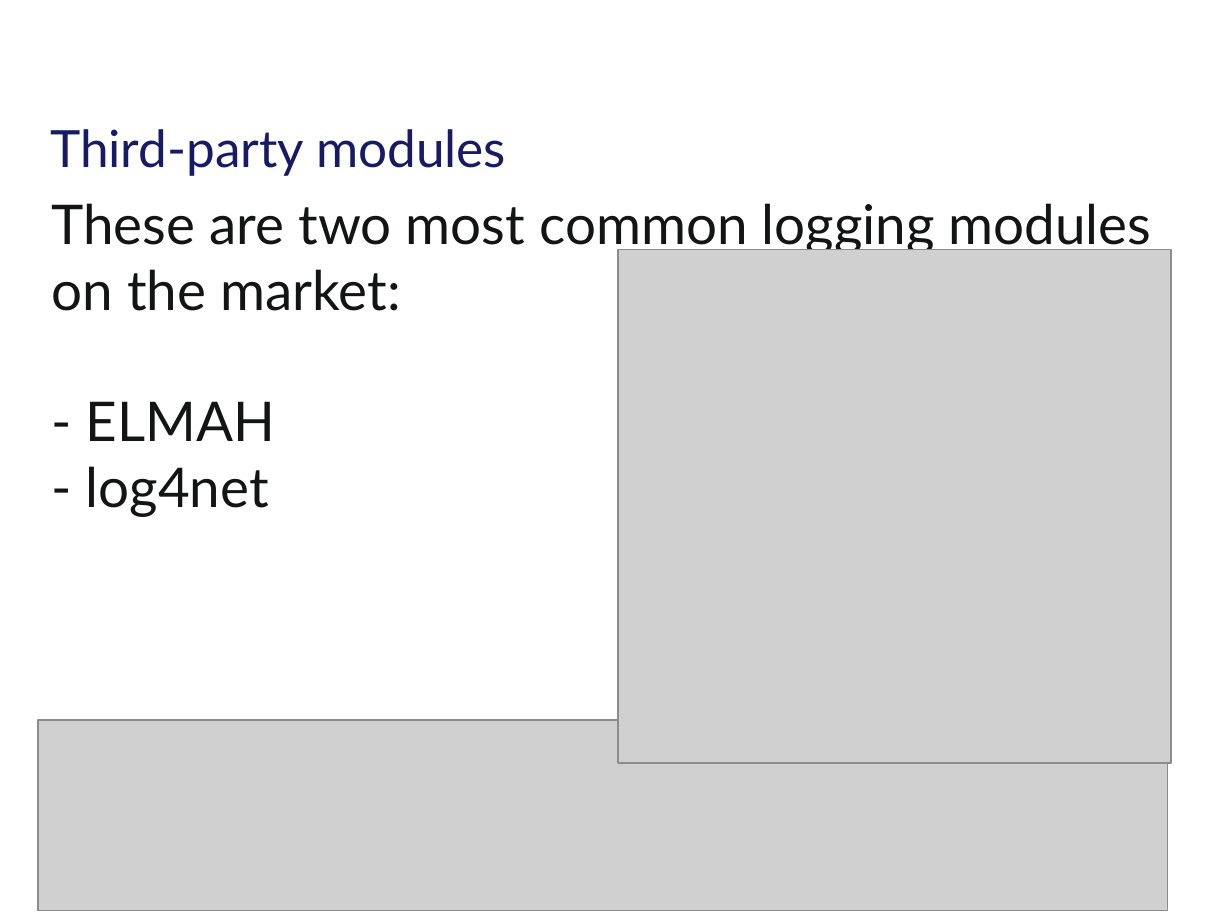
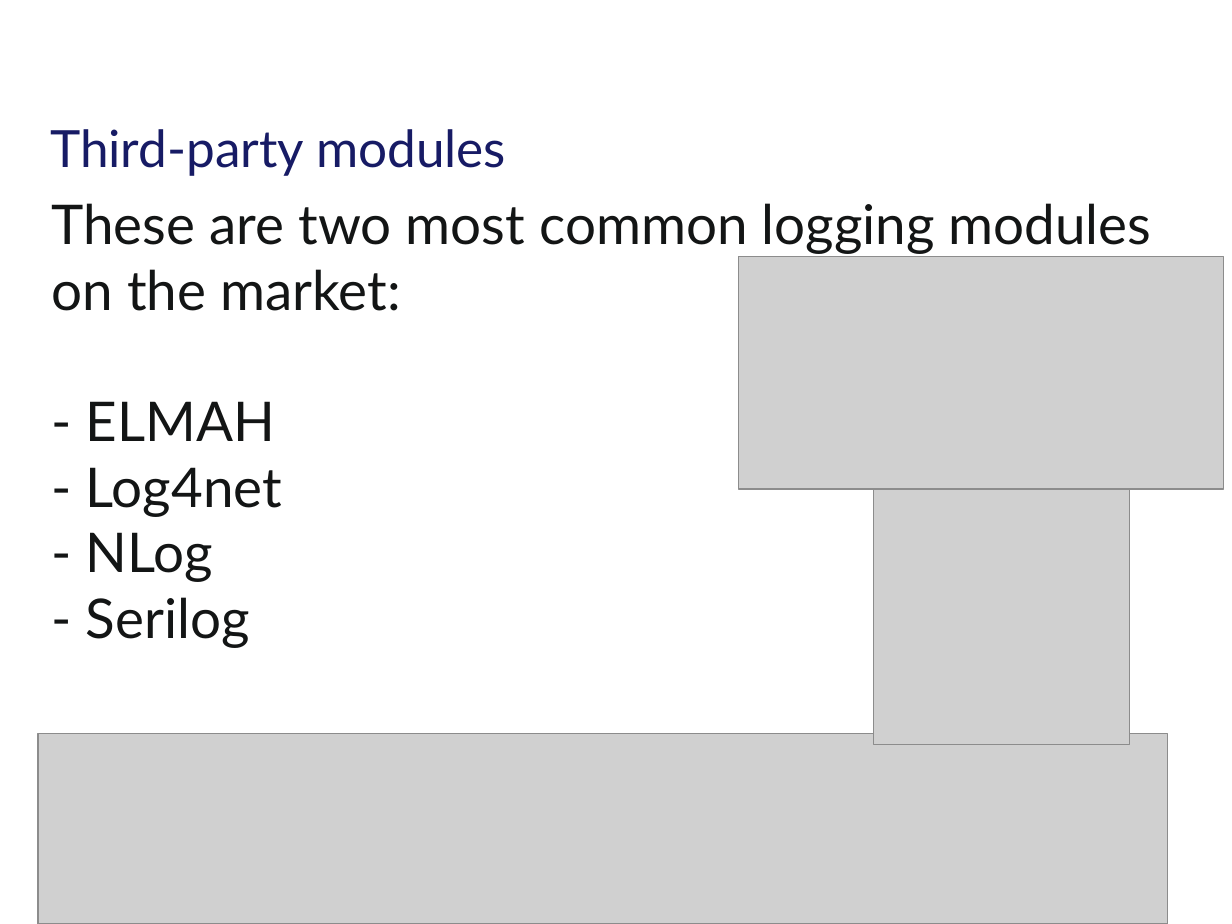
Before and after one commit to tarasiscom/Lv-273, a slide deck: slide 6 of education/Exception_Handling_In_Core_Puhach_Ivan.pptx. Drawn at 1232x924 pixels with LibreOffice and Linux fonts; fonts in the diff are those of the drawing; grey boxes stand for pictures; background and template pictures are left out. Boxes give left, top, right and bottom in pixels: in the first picture for what was removed or moved away, otherwise in the second. Text is boxed around its words. In the diff, an @@ line names an element or a change of style, - is before the commit and + after.

```diff
--- a/education/Exception_Handling_In_Core_Puhach_Ivan.pptx
+++ b/education/Exception_Handling_In_Core_Puhach_Ivan.pptx
@@ picture removed at (618, 250, 1172, 764) @@
@@ picture added at (738, 256, 1223, 489) @@
@@ text at (86, 467, 282, 648): text changed @@
-- log4net
+- Log4net
+- NLog
+- Serilog
@@ picture added at (873, 489, 1130, 745) @@
@@ picture: place and size @@
-picture at (38, 719, 1168, 910)
+picture at (38, 733, 1168, 924)
```
Also in this commit, not shown: 1 other slide changed, 9 slides added, 2 slides removed.
